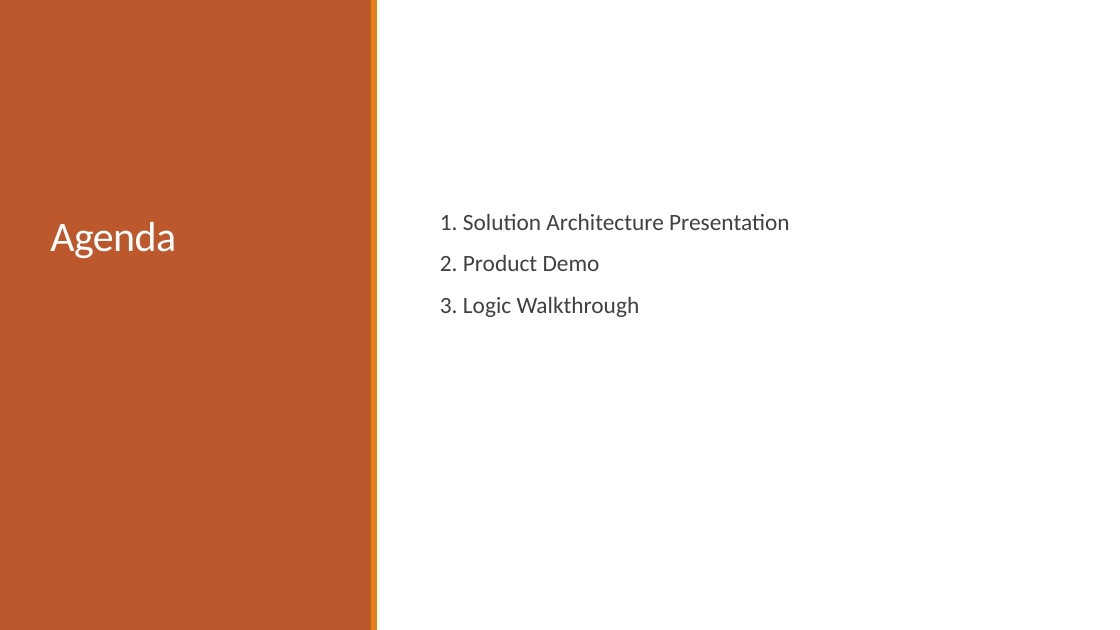
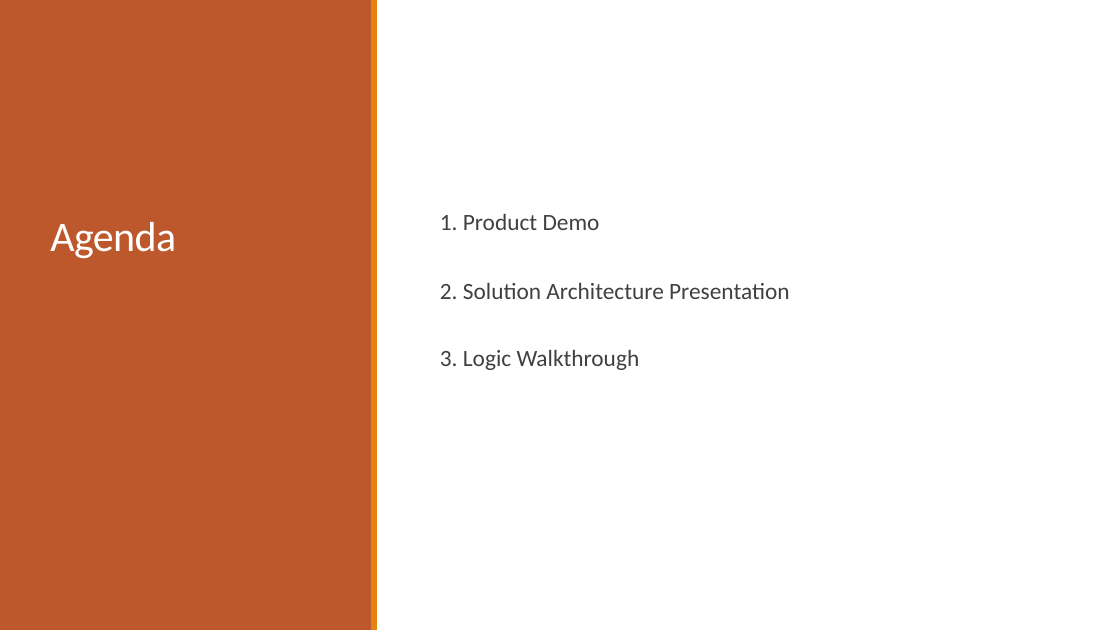
Before and after one commit to naveshkumar/bfs, a slide deck: slide 2 of solutionNaveshKumarDataScientist.pptx. Drawn at 1120x630 pixels with LibreOffice and Linux fonts; fonts in the diff are those of the drawing. Boxes give left, top, right and bottom in pixels: in the first picture for what was removed or moved away, otherwise in the second. Text is boxed around its words. In the diff, an @@ line names an element or a change of style, - is before the commit and + after.

Commit message:
Add files via upload
BFS solution for txt floor plan reading

```diff
--- a/solutionNaveshKumarDataScientist.pptx
+++ b/solutionNaveshKumarDataScientist.pptx
@@ text at bbox=[440, 214, 790, 299]: text changed @@
-  1. Solution Architecture Presentation
-  2. Product Demo
+  1. Product Demo
+  2. Solution Architecture Presentation
```
Also in this commit, not shown: 5 other slides changed, 1 slide added, 1 slide removed, 3 other files.
